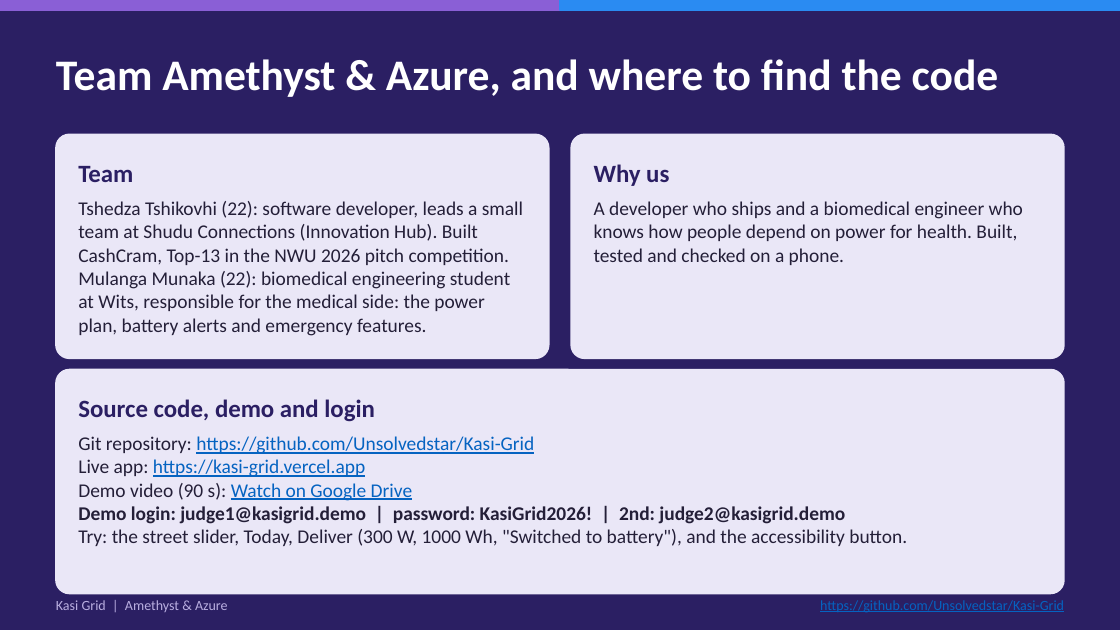
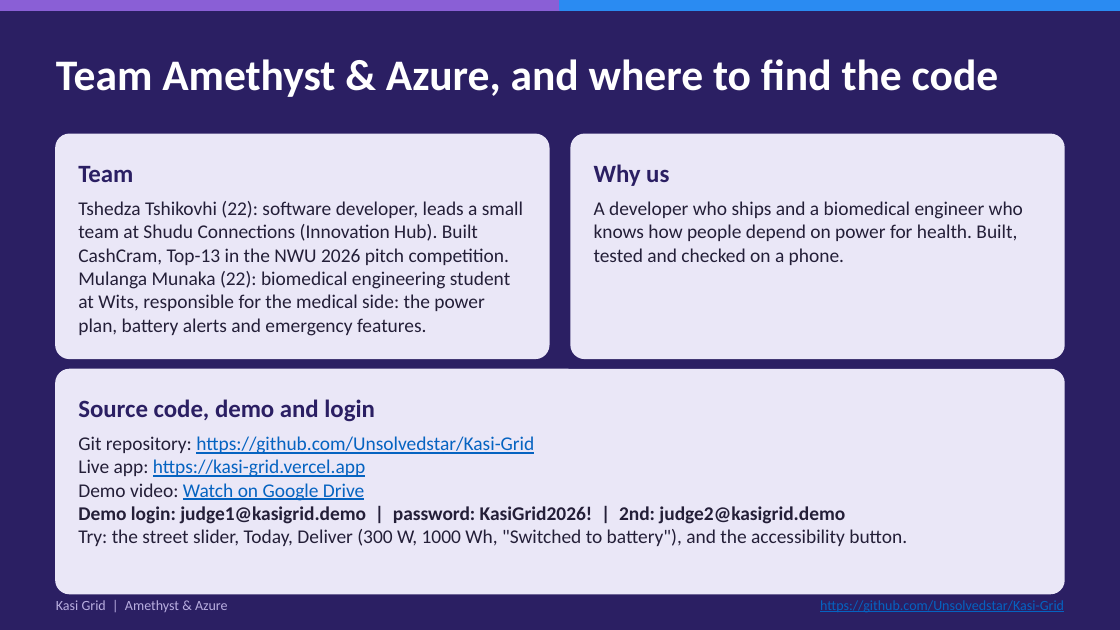
Before and after one commit to Unsolvedstar/Kasi-Grid, a slide deck: slide 18 of submission/Kasi-Grid-deck.pptx. Drawn at 1120x630 pixels with LibreOffice and Linux fonts; fonts in the diff are those of the drawing. Boxes give left, top, right and bottom in pixels: in the first picture for what was removed or moved away, otherwise in the second. Text is boxed around its words. In the diff, an @@ line names an element or a change of style, - is before the commit and + after.

```diff
--- a/submission/Kasi-Grid-deck.pptx
+++ b/submission/Kasi-Grid-deck.pptx
@@ text at bbox=[78, 483, 364, 501]: text changed @@
-Demo video (90 s): Watch on Google Drive
+Demo video: Watch on Google Drive
```
Also in this commit, not shown: 1 other slide changed, 9 other files.
